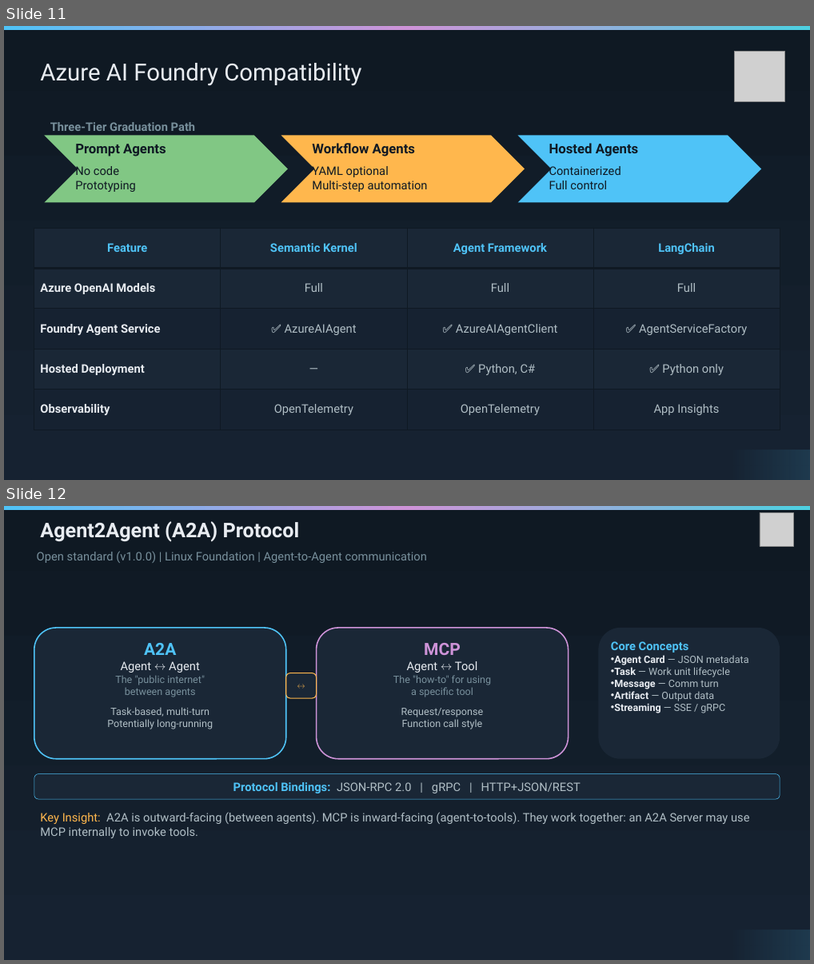
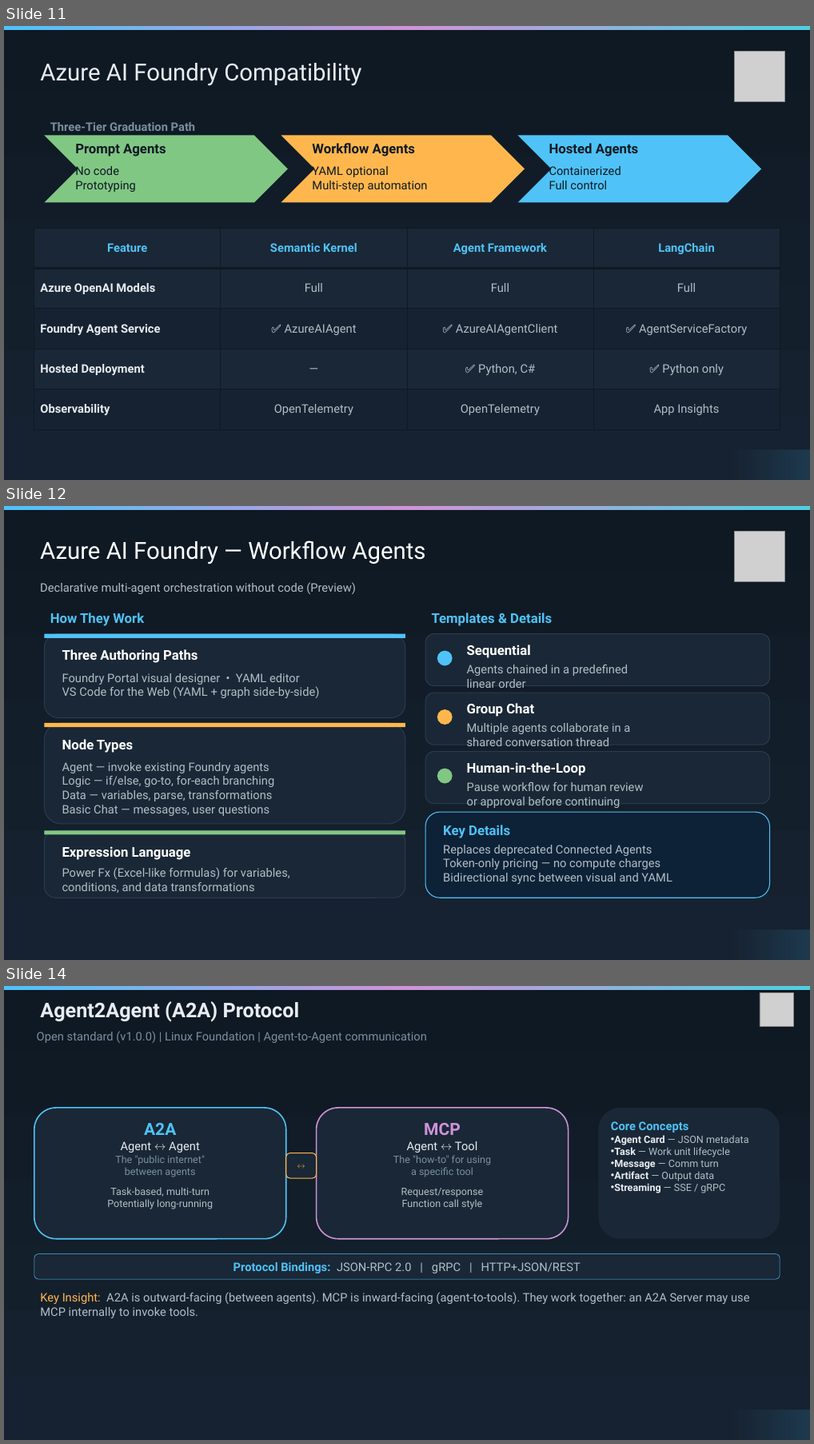
Before and after one commit to scgbear/multi-agent, a slide deck: Multi-Agent-Presentation.pptx. Shown one above the other, each under a label of ours: slides 11 and 12 before the commit, slides 11, 12 and 14 after it; the slides between them are not shown. The pictures are 814x964 and 814x1444 pixels, drawn with LibreOffice and Linux fonts; fonts in the diff are those of the drawing; grey boxes stand for pictures. Boxes give left, top, right and bottom in pixels: in the first picture for what was removed or moved away, otherwise in the second. Text is boxed around its words. In the diff, an @@ line names an element or a change of style, - is before the commit and + after.

Commit message:
Add Workflow slides to the deck

```diff
--- a/Multi-Agent-Presentation.pptx
+++ b/Multi-Agent-Presentation.pptx
@@ slide 12 added at (4,506,810,960), background gradient #0F1923 to #162231; not listed: 2 template elements that a slide beside it also shows @@
@@ text added at (40,540,426,564), 28 pt, text #FFFFFF @@
+Azure AI Foundry — Workflow Agents
@@ picture added at (734,532,785,582) @@
@@ text added at (40,582,356,594), 14 pt, text #B0BEC5 @@
+Declarative multi-agent orchestration without code (Preview)
@@ text added at (50,612,144,626), 16 pt, text #4FC3F7, bold @@
+How They Work
@@ text added at (432,612,552,626), 16 pt, text #4FC3F7, bold @@
+Templates & Details
@@ rounded rectangle added at (45,634,406,718), fill #1A2736, outline #2A3A4E 1 pt @@
@@ rectangle added at (45,634,406,638), fill #4FC3F7 @@
@@ text added at (62,649,198,663), 16 pt, text #FFFFFF, bold @@
+Three Authoring Paths
@@ rounded rectangle added at (426,634,770,686), fill #1A2736, outline #2A3A4E 1 pt @@
@@ text added at (467,644,531,658), 16 pt, text #FFFFFF, bold @@
+Sequential
@@ text added at (62,673,320,698), 14 pt, text #B0BEC5 @@
+Foundry Portal visual designer • YAML editor
+VS Code for the Web (YAML + graph side-by-side)
@@ ellipse added at (438,651,453,666), fill #4FC3F7 @@
@@ text added at (467,664,628,688), 14 pt, text #B0BEC5 @@
+Agents chained in a predefined
+linear order
@@ rounded rectangle added at (426,692,770,744), fill #1A2736, outline #2A3A4E 1 pt @@
@@ ellipse added at (438,709,453,724), fill #FFB74D @@
@@ text added at (467,703,534,716), 16 pt, text #FFFFFF, bold @@
+Group Chat
@@ rounded rectangle added at (45,723,406,824), fill #1A2736, outline #2A3A4E 1 pt @@
@@ rectangle added at (45,723,406,727), fill #FFB74D @@
@@ text added at (62,739,133,752), 16 pt, text #FFFFFF, bold @@
+Node Types
@@ text added at (467,723,630,746), 14 pt, text #B0BEC5 @@
+Multiple agents collaborate in a
+shared conversation thread
@@ text added at (62,762,274,816), 14 pt, text #B0BEC5 @@
+Agent — invoke existing Foundry agents
+Logic — if/else, go-to, for-each branching
+Data — variables, parse, transformations
+Basic Chat — messages, user questions
@@ rounded rectangle added at (426,752,770,804), fill #1A2736, outline #2A3A4E 1 pt @@
@@ ellipse added at (438,768,453,783), fill #81C784 @@
@@ text added at (467,762,586,776), 16 pt, text #FFFFFF, bold @@
+Human-in-the-Loop
@@ text added at (467,782,643,808), 14 pt, text #B0BEC5 @@
+Pause workflow for human review
+or approval before continuing
@@ rounded rectangle added at (426,812,770,898), fill #0D2137, outline #4FC3F7 1 pt @@
@@ rounded rectangle added at (45,830,406,897), fill #1A2736, outline #2A3A4E 1 pt @@
@@ rectangle added at (45,830,406,835), fill #81C784 @@
@@ text added at (443,824,510,838), 16 pt, text #4FC3F7, bold @@
+Key Details
@@ text added at (62,846,191,860), 16 pt, text #FFFFFF, bold @@
+Expression Language
@@ text added at (443,844,673,884), 14 pt, text #B0BEC5 @@
+Replaces deprecated Connected Agents
+Token-only pricing — no compute charges
+Bidirectional sync between visual and YAML
@@ text added at (62,867,290,892), 14 pt, text #B0BEC5 @@
+Power Fx (Excel-like formulas) for variables,
+conditions, and data transformations
@@ what was slide 12 is now slide 14 @@
```
Also in this commit, not shown: 1 slide changed, 1 other slide added.
